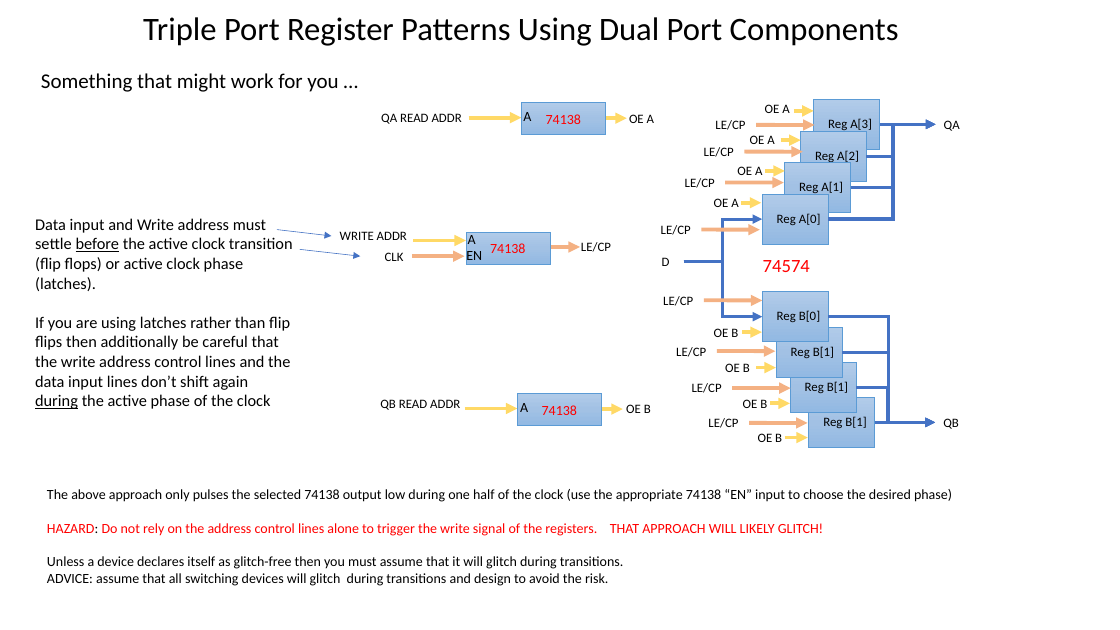
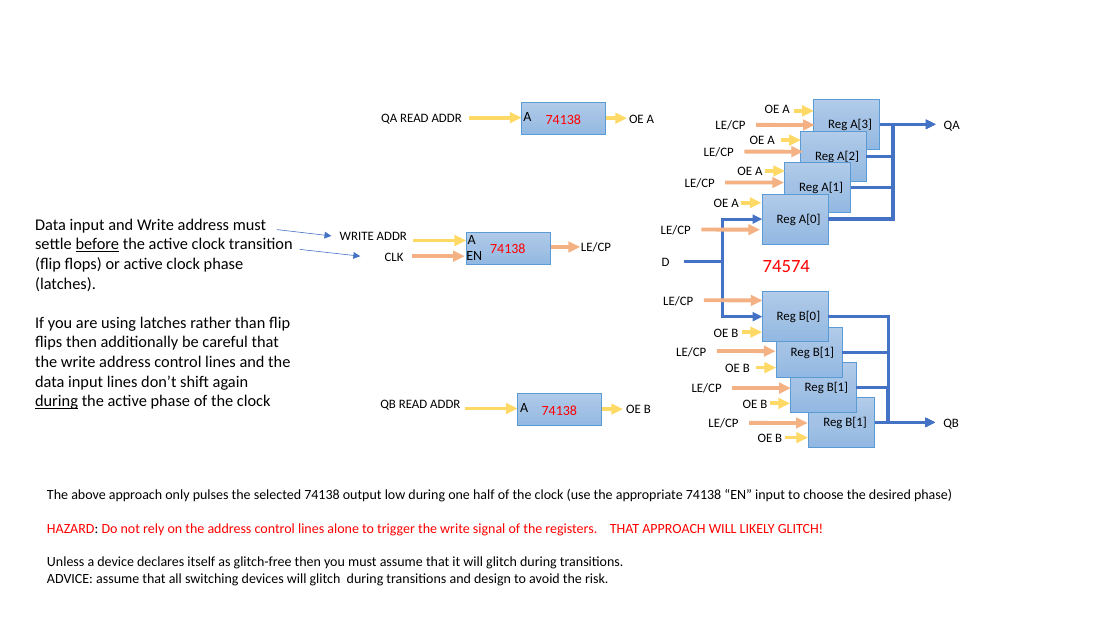
Before and after one commit to Johnlon/spam-1, a slide deck: slide 16 of docs/Components.pptx. Drawn at 1120x630 pixels with LibreOffice and Linux fonts; fonts in the diff are those of the drawing. Boxes give left, top, right and bottom in pixels: in the first picture for what was removed or moved away, otherwise in the second. Text is boxed around its words. In the diff, an @@ line names an element or a change of style, - is before the commit and + after.

Commit message:
wrote up the register file

```diff
--- a/docs/Components.pptx
+++ b/docs/Components.pptx
@@ text removed at [143,17,899,46] @@
-Triple Port Register Patterns Using Dual Port Components
@@ text removed at [41,73,338,92] @@
-Something that might work for you …
```
Also in this commit, not shown: 3 other slides changed, 1 slide added, 1 slide removed, 13 other files.
